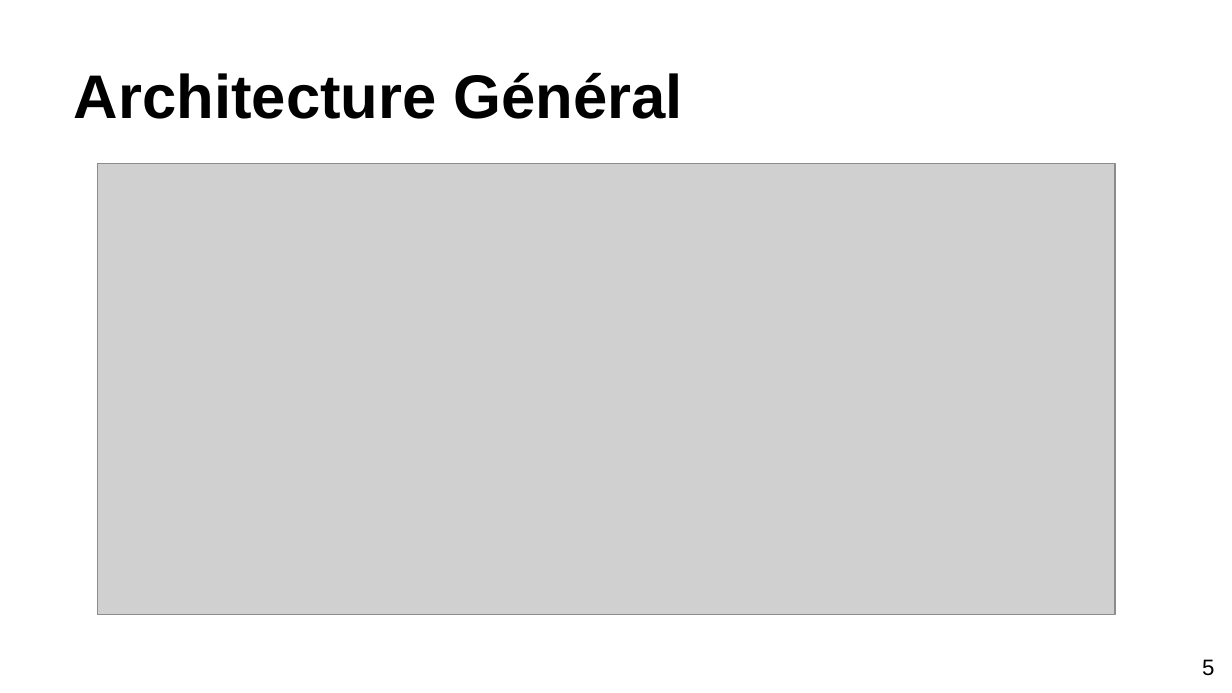
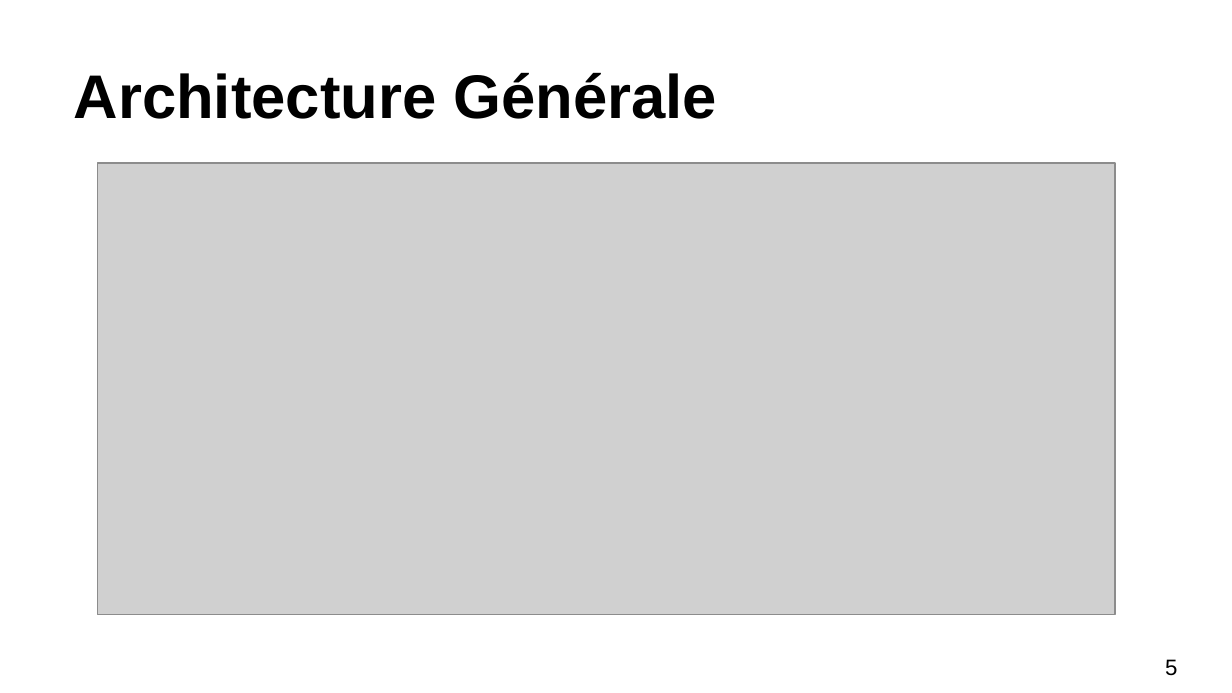
Before and after one commit to GaelPICOT/M2MProject, a slide deck: slide 5 of Présentation.pptx. Drawn at 1232x693 pixels with LibreOffice and Linux fonts; fonts in the diff are those of the drawing; grey boxes stand for pictures. Boxes give left, top, right and bottom in pixels: in the first picture for what was removed or moved away, otherwise in the second. Text is boxed around its words. In the diff, an @@ line names an element or a change of style, - is before the commit and + after.

```diff
--- a/Présentation.pptx
+++ b/Présentation.pptx
@@ text at (x1=74, y1=72, x2=716, y2=119): text changed @@
-Architecture Général
+Architecture Générale
@@ page number at (x1=1165, y1=659, x2=1177, y2=676): alignment right to left @@
```
Also in this commit, not shown: 7 other slides changed.
